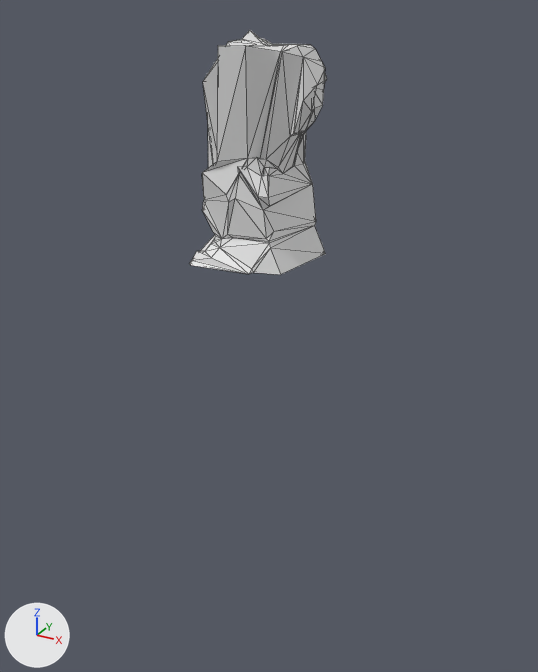
Before and after pictures for a commit that changed the FBX model Assets/Art/Meshes/Rocks/Rock1.fbx.
Both versions are drawn from a 50 mm camera at (26.0, -44.9, 16.5) aimed at (-0.1, 2.7, -7.2). The lights are fixed; the arrows at lower left show +X, +Y and +Z. Mesh edges are drawn as thin lines. Where no turn or scale is listed for an object, it has been applied to the vertices.

In view in the first picture: 'Rock1'.
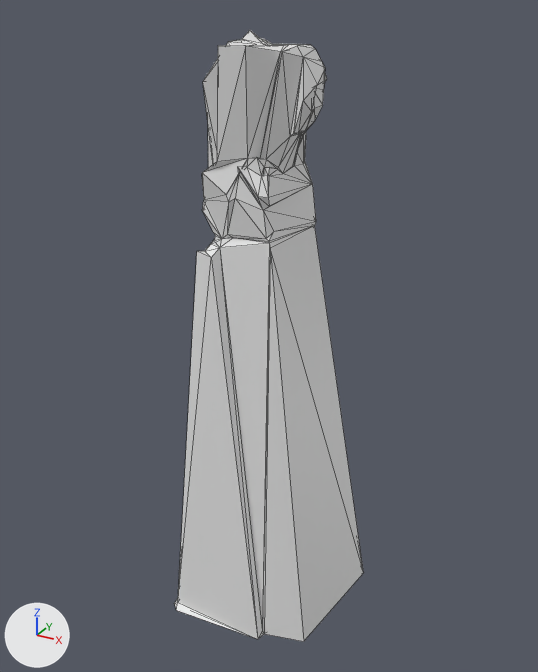
What differs and where, as boxes (x1, y1, x2, y2) in the pictures (538 x 672 px; the box of a moved part takes in the faces that stretch with it):
'Rock1', reshaped (38% wider, 149% taller): before (190, 30, 327, 275); after (174, 30, 363, 642)
part 1 of me_mesh, moved or reshaped: before (190, 226, 326, 275); after (174, 226, 363, 642)

Diff of the bpy script that builds the scene:
```diff
--- a/Assets/Art/Meshes/Rocks/Rock1.fbx.py
+++ b/Assets/Art/Meshes/Rocks/Rock1.fbx.py
@@ me_mesh @@
 me_mesh.from_pydata(...)  # 179 vertices, 354 faces; spans x -4.8..5.0, y -3.6..4.9, z 0.0..15.3
 # used by ob_rock1; location = (0.0, 0.0, 0.0)
+# me_mesh part 1: all 9 vertices in x -4.8..4.2, y -3.6..4.9, z 0.0..0.3 are scaled about their middle by (1.73, 1.73, 1), then moved by (-0.1, 1.6, -31.1)
```
